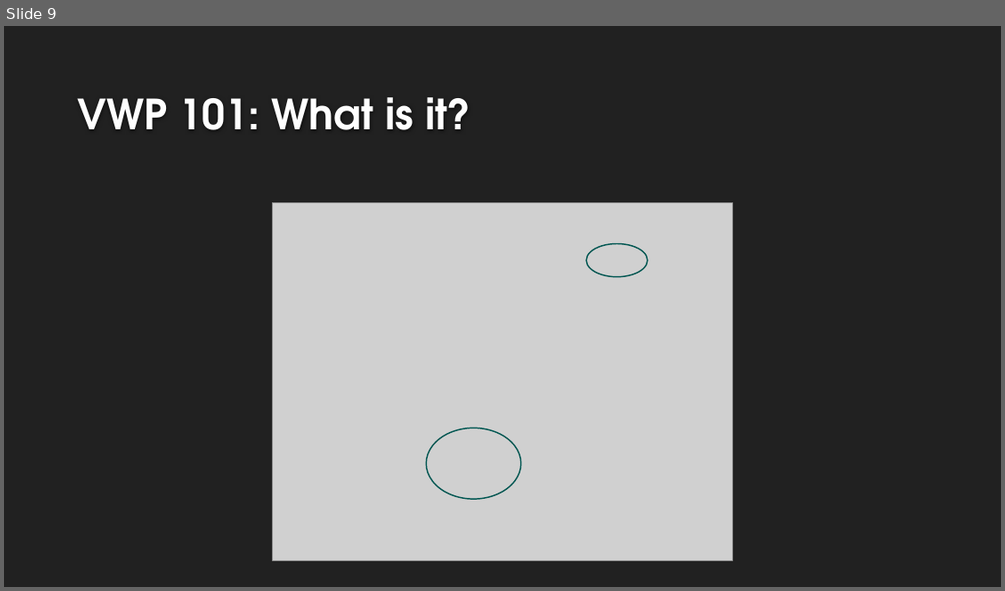
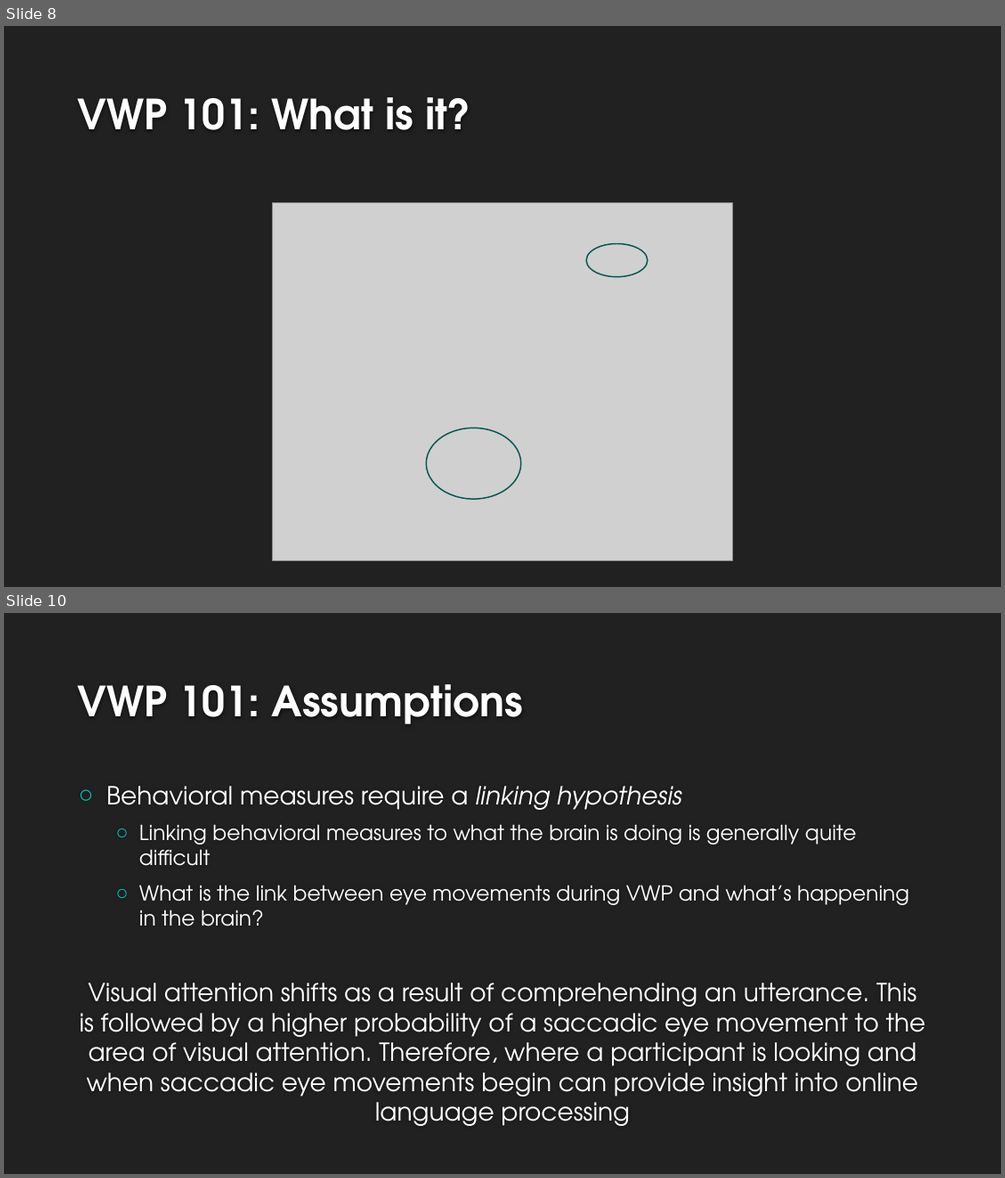
Before and after one commit to allisoct/ETLR23-24, a slide deck: slides/Day3.pptx. Shown one above the other, each under a label of ours: slide 9 before the commit, slides 8 and 10 after it; the slides between them are not shown. The pictures are 1005x591 and 1005x1178 pixels, drawn with LibreOffice and Linux fonts; fonts in the diff are those of the drawing; grey boxes stand for pictures; background and template pictures are left out. Boxes give left, top, right and bottom in pixels: in the first picture for what was removed or moved away, otherwise in the second. Text is boxed around its words. In the diff, an @@ line names an element or a change of style, - is before the commit and + after.

```diff
--- a/slides/Day3.pptx
+++ b/slides/Day3.pptx
@@ slide 10 added at (4,613,1001,1174), background #212121 @@
@@ title added at (78,684,523,724), 40 pt, text #FEFEFE, bold @@
+VWP 101: Assumptions
@@ text added at (80,786,926,1126), 24 pt, text #FFFFFF @@
+○ Behavioral measures require a linking hypothesis
+  ○ Linking behavioral measures to what the brain is doing is generally quite difficult
+  ○ What is the link between eye movements during VWP and what’s happening in the brain?
+Visual attention shifts as a result of comprehending an utterance. This is followed by a higher probability of a saccadic eye movement to the area of visual attention. Therefore, where a participant is looking and when saccadic eye movements begin can provide insight into online language processing
@@ what was slide 9 is now slide 8 @@
```
Also in this commit, not shown: 2 slides changed, 6 other slides added, 1 slide removed.
